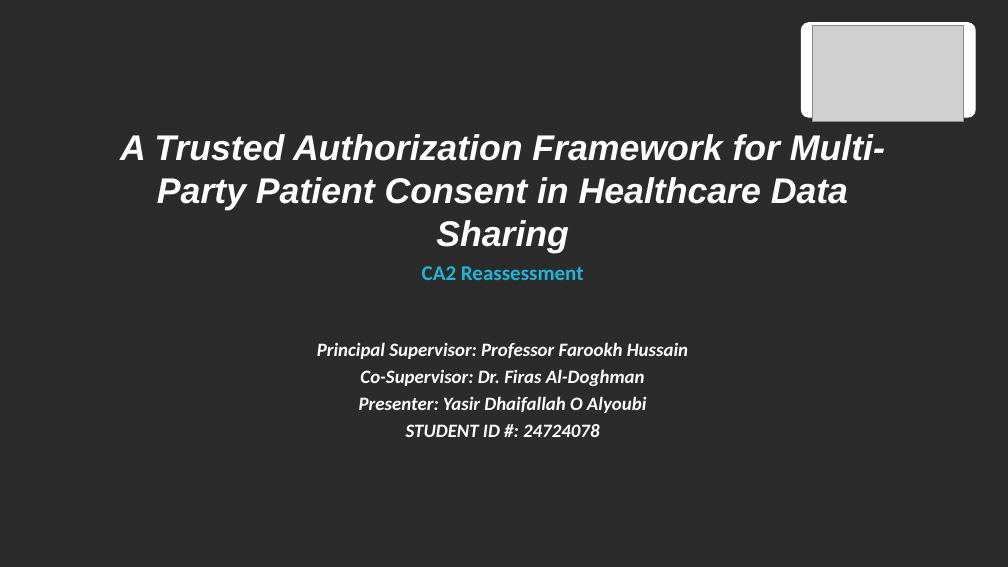
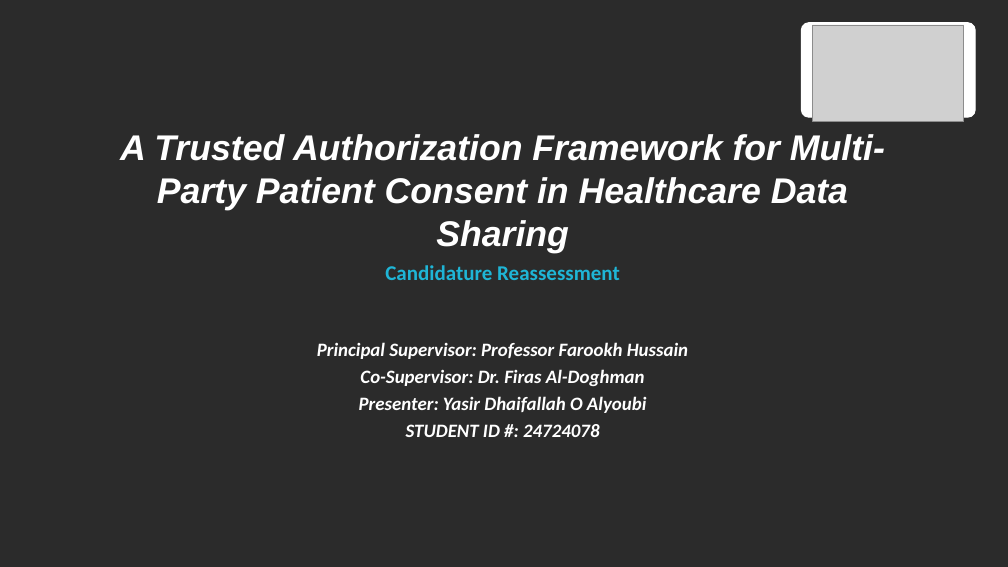
Before and after one commit to yasir12345678900/HealthRWA-Sepolia-Personal-try, a slide deck: slide 1 of docs/Yasir_CA2_Reassessment_Slides.pptx. Drawn at 1008x567 pixels with LibreOffice and Linux fonts; fonts in the diff are those of the drawing; grey boxes stand for pictures; background and template pictures are left out; a plain dark background stands for a picture behind light text. Boxes give left, top, right and bottom in pixels: in the first picture for what was removed or moved away, otherwise in the second. Text is boxed around its words. In the diff, an @@ line names an element or a change of style, - is before the commit and + after.

```diff
--- a/docs/Yasir_CA2_Reassessment_Slides.pptx
+++ b/docs/Yasir_CA2_Reassessment_Slides.pptx
@@ text at (x1=385, y1=265, x2=620, y2=280): text changed @@
-CA2 Reassessment
+Candidature Reassessment
```
Also in this commit, not shown: 4 other slides changed.
